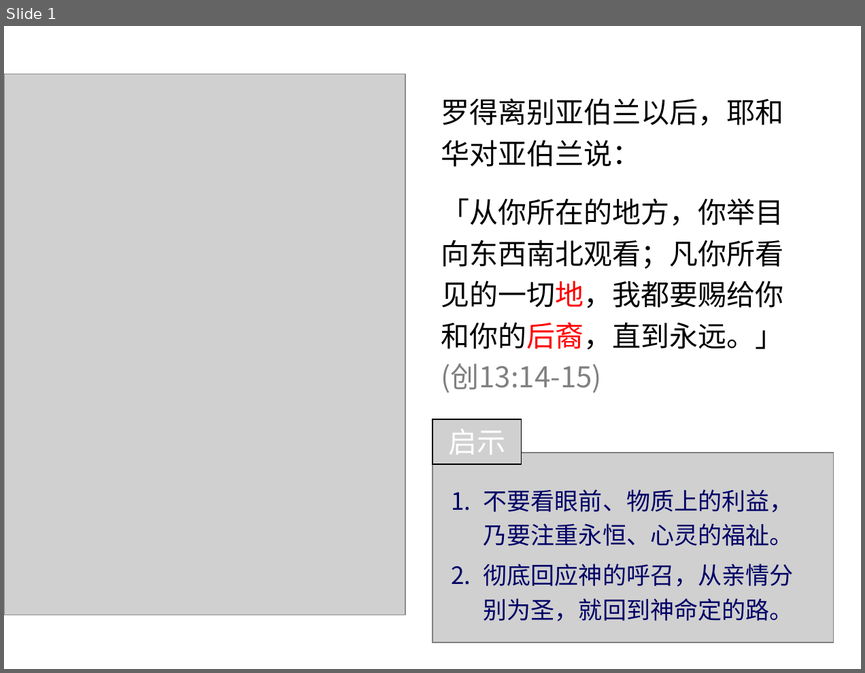
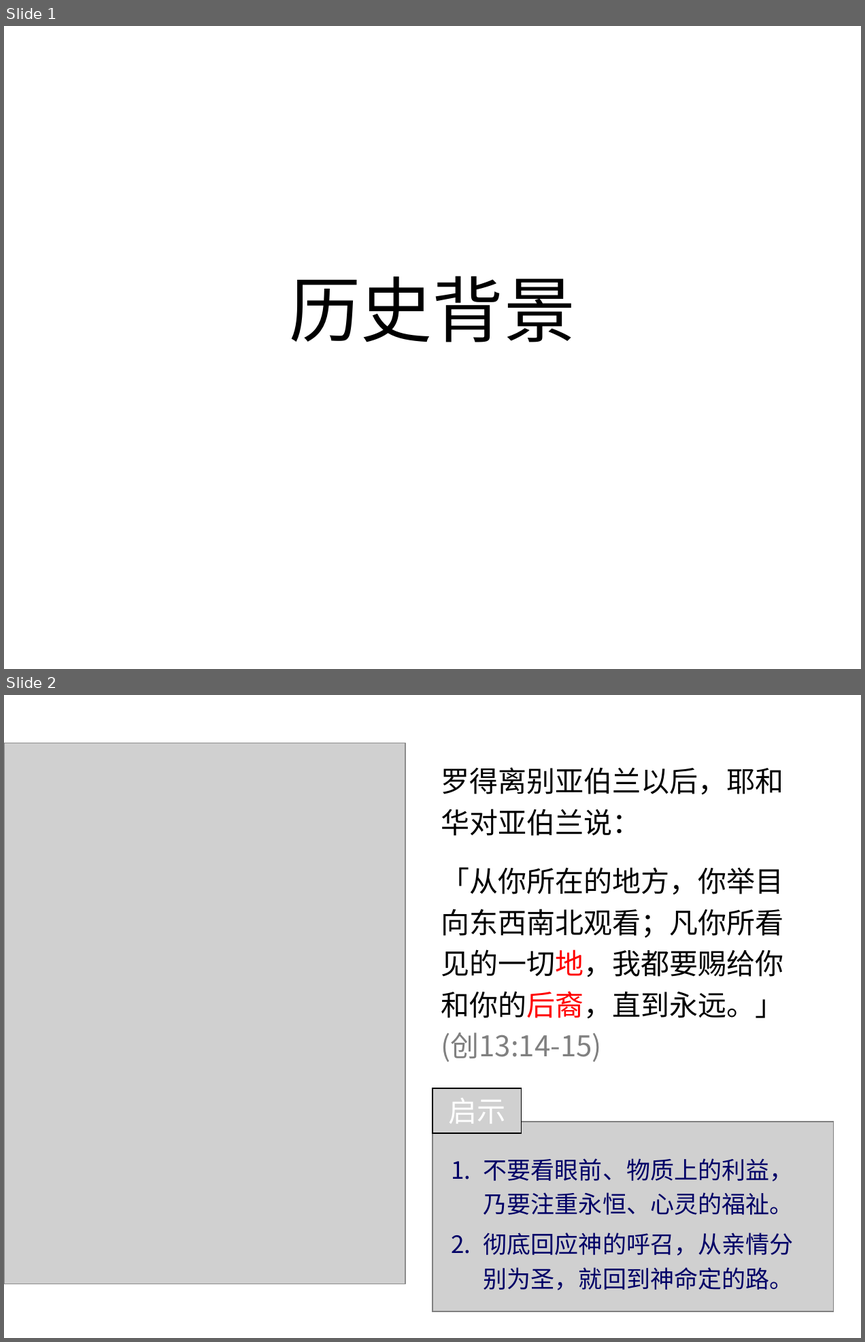
Before and after one commit to zy-hz/my-bible, a slide deck: 课程设计/马太福音查经/ppt/马太01-历史背景.ppt. Shown one above the other, each under a label of ours: slide 1 before the commit, slides 1 and 2 after it. The pictures are 865x673 and 865x1342 pixels, drawn with LibreOffice and Linux fonts; fonts in the diff are those of the drawing; grey boxes stand for pictures. Boxes give left, top, right and bottom in pixels: in the first picture for what was removed or moved away, otherwise in the second. Text is boxed around its words. In the diff, an @@ line names an element or a change of style, - is before the commit and + after.

```diff
--- a/课程设计/马太福音查经/ppt/马太01-历史背景.ppt
+++ b/课程设计/马太福音查经/ppt/马太01-历史背景.ppt
@@ slide 1 added at <box>4,26,861,669</box>, background #FFFFFF @@
@@ title added at <box>290,276,575,342</box>, 60 pt, text #000000 @@
+历史背景
@@ what was slide 1 is now slide 2 @@
```
Also in this commit, not shown: 1 other file.
